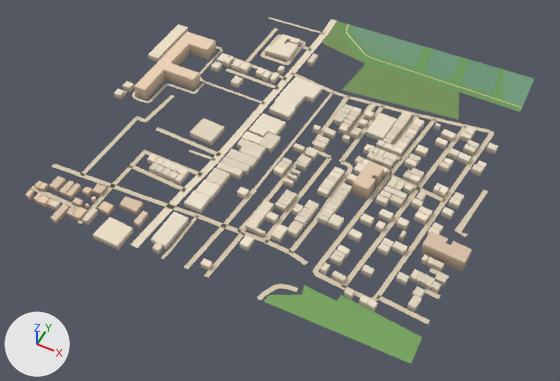
What one commit did to the glTF model public/assets/bengaluru-region-v1/tiles/t19_14-l0.glb.
Camera for both pictures: a 50 mm lens placed at (10058.0, 6586.0, 709.0), pointed at (9758.0, 7185.0, -40.0). Every picture has the same lights, and +X, +Y and +Z are marked at lower left. The picture after the commit comes second. Vertices at exactly the same position are counted once.

Before the edit, the objects in view are built like this:
```python
me_building = bpy.data.meshes.new('building')
me_building.from_pydata(...)  # 2018 vertices, 2590 faces; spans x -8.0..513.0, y -12.0..425.0, z 0.0..18.0
me_building.materials.append(mat_building)
me_ground = bpy.data.meshes.new('ground')
me_ground.from_pydata(...)  # 903 vertices, 926 faces; spans x 0.0..503.0, y -1.0..500.0, z 1.0
me_ground.materials.append(mat_ground)
# before: 160 (284.0, 349.0, 1.0) at pixel (350, 96), 161 (277.0, 345.0, 1.0) at pixel (344, 96)
# before: 567 (481.0, 364.0, 1.0) at pixel (493, 134), 568 (475.0, 365.0, 1.0) at pixel (489, 132), 627 (485.0, 187.0, 1.0) at pixel (454, 230), 628 (493.0, 188.0, 1.0) at pixel (461, 232), 629 (492.0, 226.0, 1.0) at pixel (469, 209)
# before: 630 (497.0, 226.0, 1.0) at pixel (474, 211), 631 (497.0, 265.0, 1.0) at pixel (483, 189), 632 (503.0, 264.0, 1.0) at pixel (488, 191)
ob_building = bpy.data.objects.new('building', me_building)
ob_building.location = (9500.0, 7000.0, 0.0)
ob_ground = bpy.data.objects.new('ground', me_ground)
ob_ground.location = (9500.0, 7000.0, 0.0)
```
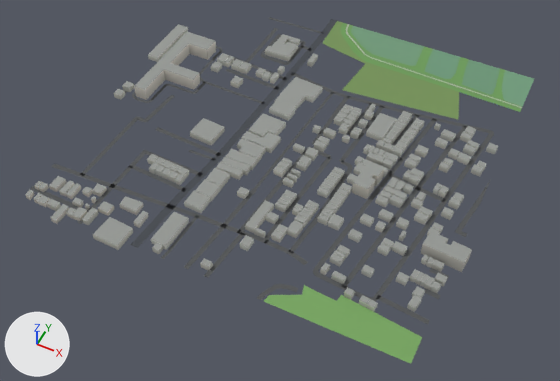
Patch to the scene script:
```diff
--- a/public/assets/bengaluru-region-v1/tiles/t19_14-l0.glb.py
+++ b/public/assets/bengaluru-region-v1/tiles/t19_14-l0.glb.py
@@ me_building @@
-me_building.from_pydata(...)  # 2018 vertices, 2590 faces; spans x -8.0..513.0, y -12.0..425.0, z 0.0..18.0
+me_building.from_pydata(...)  # 2018 vertices, 3130 faces; spans x -8.0..513.0, y -12.0..425.0, z 0.0..18.0
+# me_building part 1: 2590 kept faces spanning x -8.0..513.0, y -12.0..425.0, z 0.0..18.0 get new vertex colours
+# edits to the shape of me_building do not show in these pictures
 me_building.materials.append(mat_building)
@@ me_ground @@
 # verts and faces of me_ground; kept vertices keep their numbers, new ones are numbered from 903
-me_ground.from_pydata(...)  # 903 vertices, 926 faces; spans x 0.0..503.0, y -1.0..500.0, z 1.0
+me_ground.from_pydata(...)  # 913 vertices, 936 faces; spans x 0.0..500.0, y 0.0..500.0, z 1.0
+# me_ground part 2
+verts[161] = (277.0, 344.0, 1.0)  # moved, pixel (344, 97)
+verts[160] = (284.0, 350.0, 1.0)  # moved, pixel (350, 96)
+# me_ground part 3
+# 14 vertices are removed from x 43.0..267.0, y 0.0..375.0, z 1.0
+# 57 faces are deleted
+# 3 vertices in x 171.0..366.0, y -1.0..55.0, z 1.0 move by (0.0, 1.0, 0.0)
+# 13 vertices move from x 58.0..470.0, y 1.0..428.0, z 1.0 to x 58.0..476.0, y 0.0..428.0, z 1.0
+# 17 vertices are added at x 43.0..266.0, y 0.0..492.0, z 1.0
+# 5 new vertices lie (6.0, -1.0, 0.0) away from vertices in x 57.0..260.0, y 12.0..375.0, z 1.0
+# 65 new faces join them
+# me_ground part 4
+delete_vertices([629, 631])  # with the faces that use them
+verts[568] = (475.0, 364.0, 1.0)  # moved, pixel (489, 133)
+verts[567] = (481.0, 365.0, 1.0)  # moved, pixel (494, 134)
+verts[628] = (492.0, 190.0, 1.0)  # moved, pixel (461, 230)
+verts[627] = (486.0, 185.0, 1.0)  # moved, pixel (454, 231)
+verts[630] = (497.0, 222.0, 1.0)  # moved, pixel (473, 213)
+verts[632] = (500.0, 243.0, 1.0)  # moved, pixel (481, 202)
+verts[918] = (491.0, 223.0, 1.0)  # pixel (468, 211)
+verts[919] = (500.0, 258.0, 1.0)  # pixel (484, 193)
+verts[920] = (496.0, 259.0, 1.0)  # pixel (481, 192)
+verts[921] = (500.0, 286.0, 1.0)  # pixel (491, 179)
+faces += [(627, 630, 918), (630, 632, 918), (632, 919, 918), (918, 919, 920), (919, 921, 920)]
+# me_ground part 5: 479 kept faces spanning x 11.0..500.0, y 0.0..496.0, z 1.0 get new vertex colours; the middle colour goes from beige #d7c9ae to dark grey #535556
 me_ground.materials.append(mat_ground)
```

Location of each change, (x1, y1, x2, y2) in pixels of the pictures (560 x 381 px; the box of a moved part takes in the faces that stretch with it):
part 1 of me_building, recoloured (darker)
    both: (26, 24, 498, 312)
part 2 of me_ground, moved or reshaped
    both: (332, 91, 348, 113)
part 3 of me_ground, moved or reshaped
    both: (30, 19, 430, 324)
part 4 of me_ground, reshaped
    before: (454, 132, 494, 237)
    after: (455, 132, 494, 237)
part 5 of me_ground, recoloured
    both: (38, 17, 522, 324)
